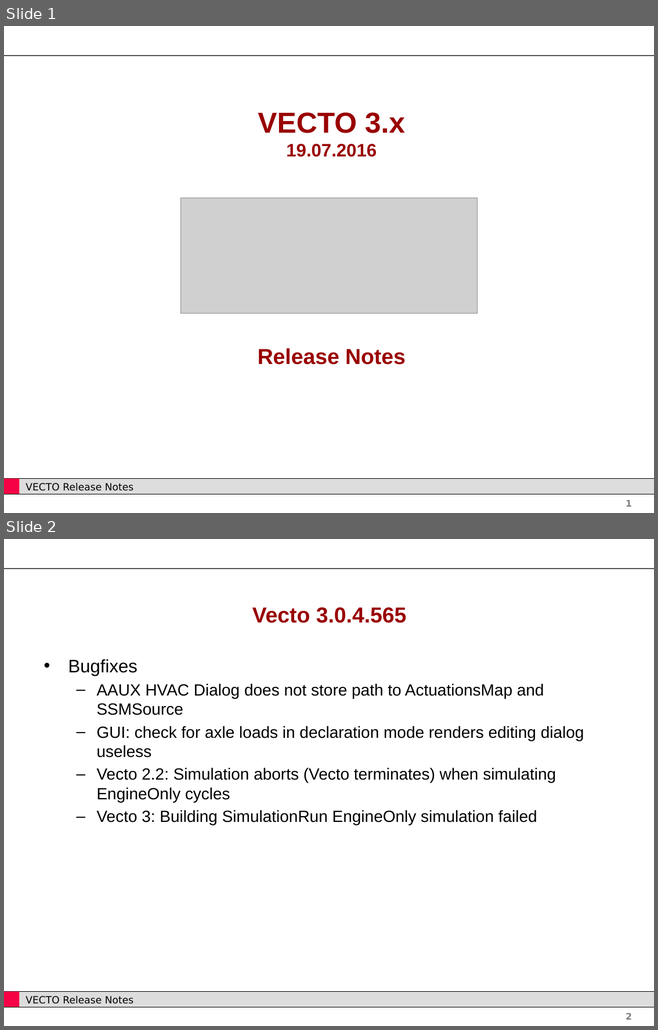
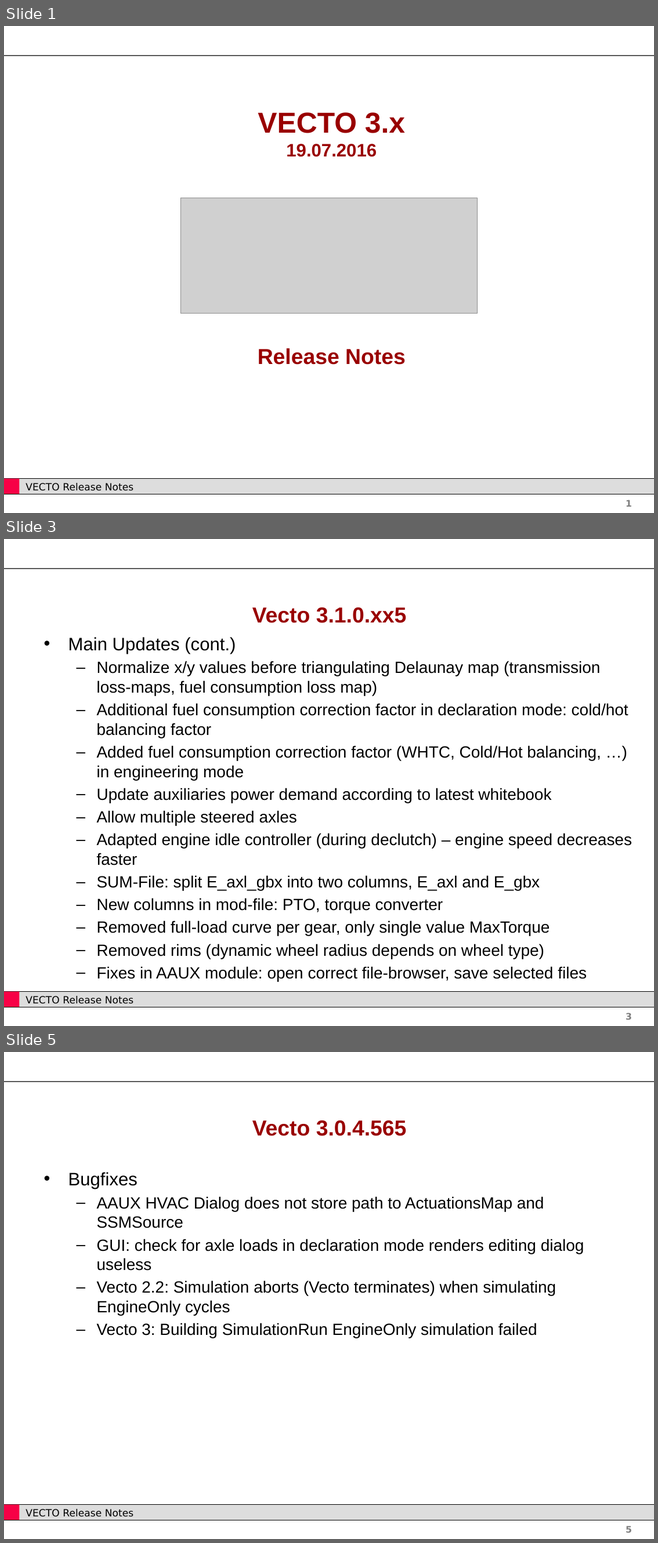
Before and after one commit to tanawadeatharva/BharatVECTO, a slide deck: Documentation/User Manual Source/Release Notes Vecto3.x.pptx. Shown one above the other, each under a label of ours: slides 1 and 2 before the commit, slides 1, 3 and 5 after it; the slides between them are not shown. The pictures are 658x1030 and 658x1543 pixels, drawn with LibreOffice and Linux fonts; fonts in the diff are those of the drawing; grey boxes stand for pictures; background and template pictures are left out. Boxes give left, top, right and bottom in pixels: in the first picture for what was removed or moved away, otherwise in the second. Text is boxed around its words. In the diff, an @@ line names an element or a change of style, - is before the commit and + after.

```diff
--- a/Documentation/User Manual Source/Release Notes Vecto3.x.pptx
+++ b/Documentation/User Manual Source/Release Notes Vecto3.x.pptx
@@ slide 3 added at (4, 539, 654, 1026), background #FFFFFF; not listed: 5 template elements that a slide beside it also shows @@
@@ title added at (252, 607, 407, 623), 24 pt, text #990000, bold @@
+Vecto 3.1.0.xx5
@@ text added at (68, 637, 632, 982), 18 pt, text #000000 @@
+• Main Updates (cont.)
+  – Normalize x/y values before triangulating Delaunay map (transmission loss-maps, fuel consumption loss map)
+  – Additional fuel consumption correction factor in declaration mode: cold/hot balancing factor
+  – Added fuel consumption correction factor (WHTC, Cold/Hot balancing, …) in engineering mode
+  – Update auxiliaries power demand according to latest whitebook
+  – Allow multiple steered axles
+  – Adapted engine idle controller (during declutch) – engine speed decreases faster
+  – SUM-File: split E_axl_gbx into two columns, E_axl and E_gbx
+  – New columns in mod-file: PTO, torque converter
+  – Removed full-load curve per gear, only single value MaxTorque
+  – Removed rims (dynamic wheel radius depends on wheel type)
+  – Fixes in AAUX module: open correct file-browser, save selected files
@@ what was slide 2 is now slide 5 @@
@@ page number at (625, 1526, 632, 1533): text changed @@
-2
+5
```
Also in this commit, not shown: 2 other slides added.
